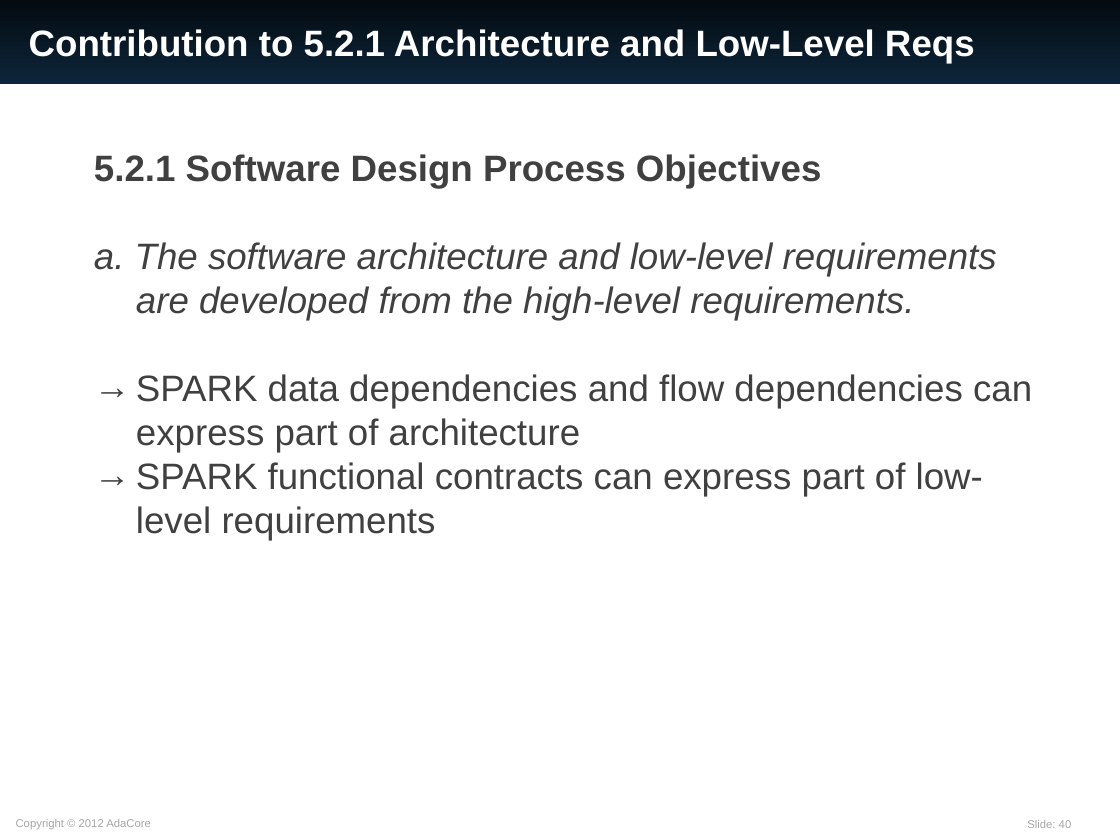
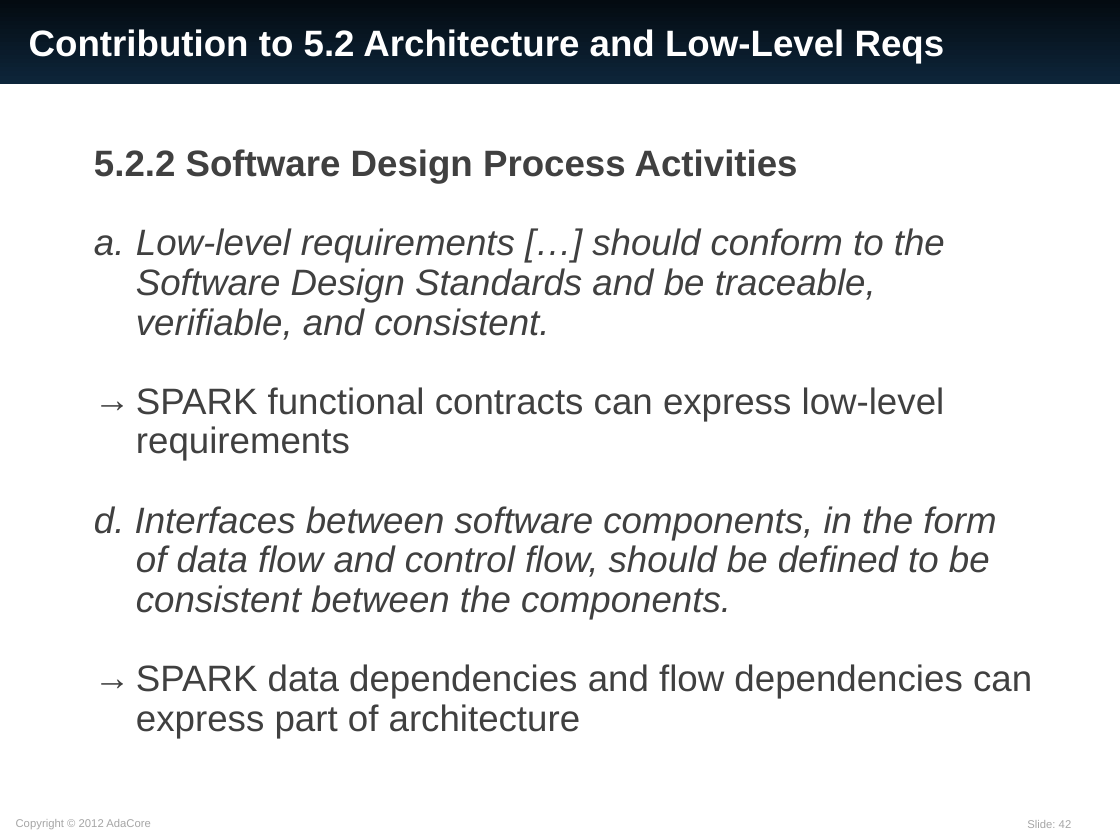
Before and after one commit to AdaCore/spark2014, a slide deck: slide 42 of slides/EASA_20160309/SPARK_2014.ppt (slide 40 before the commit). Drawn at 1120x840 pixels with LibreOffice and Linux fonts; fonts in the diff are those of the drawing. Boxes give left, top, right and bottom in pixels: in the first picture for what was removed or moved away, otherwise in the second. Text is boxed around its words. In the diff, an @@ line names an element or a change of style, - is before the commit and + after.

```diff
--- a/slides/EASA_20160309/SPARK_2014.ppt
+++ b/slides/EASA_20160309/SPARK_2014.ppt
@@ title at [29, 29, 945, 63]: text changed @@
-Contribution to 5.2.1 Architecture and Low-Level Reqs
+Contribution to 5.2 Architecture and Low-Level Reqs
@@ text at [94, 149, 996, 619]: text changed @@
-5.2.1 Software Design Process Objectives
-a. The software architecture and low-level requirements are developed from the high-level requirements.
+5.2.2 Software Design Process Activities
+a. Low-level requirements […] should conform to the Software Design Standards and be traceable, verifiable, and consistent.
+→ SPARK functional contracts can express low-level requirements
+d. Interfaces between software components, in the form of data flow and control flow, should be defined to be consistent between the components.
@@ text at [136, 462, 983, 541]: paragraph removed @@
-→ SPARK functional contracts can express part of low-level requirements
@@ text at [136, 664, 1032, 738]: line spacing 1 to 0.9 @@
@@ page number at [1027, 820, 1072, 828]: text changed @@
-Slide: 40
+Slide: 42
```
Also in this commit, not shown: 9 other slides changed, 3 slides added.
